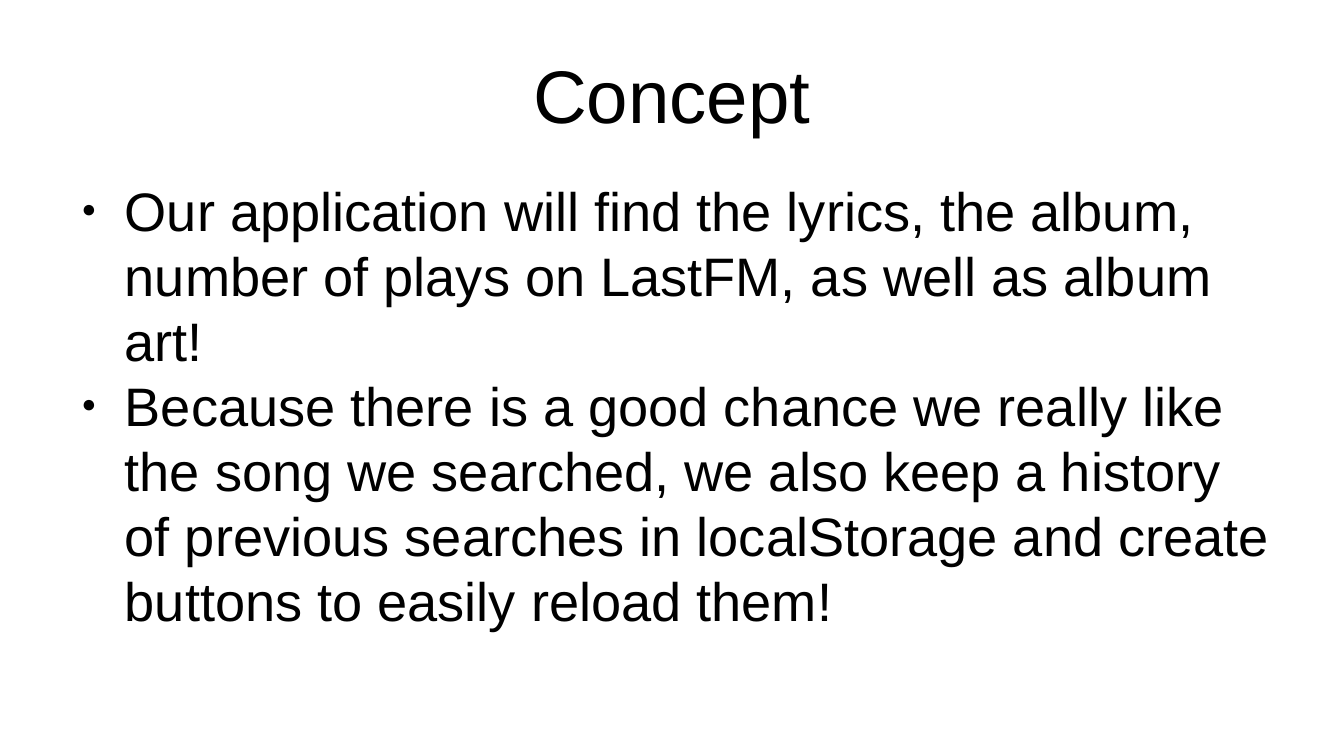
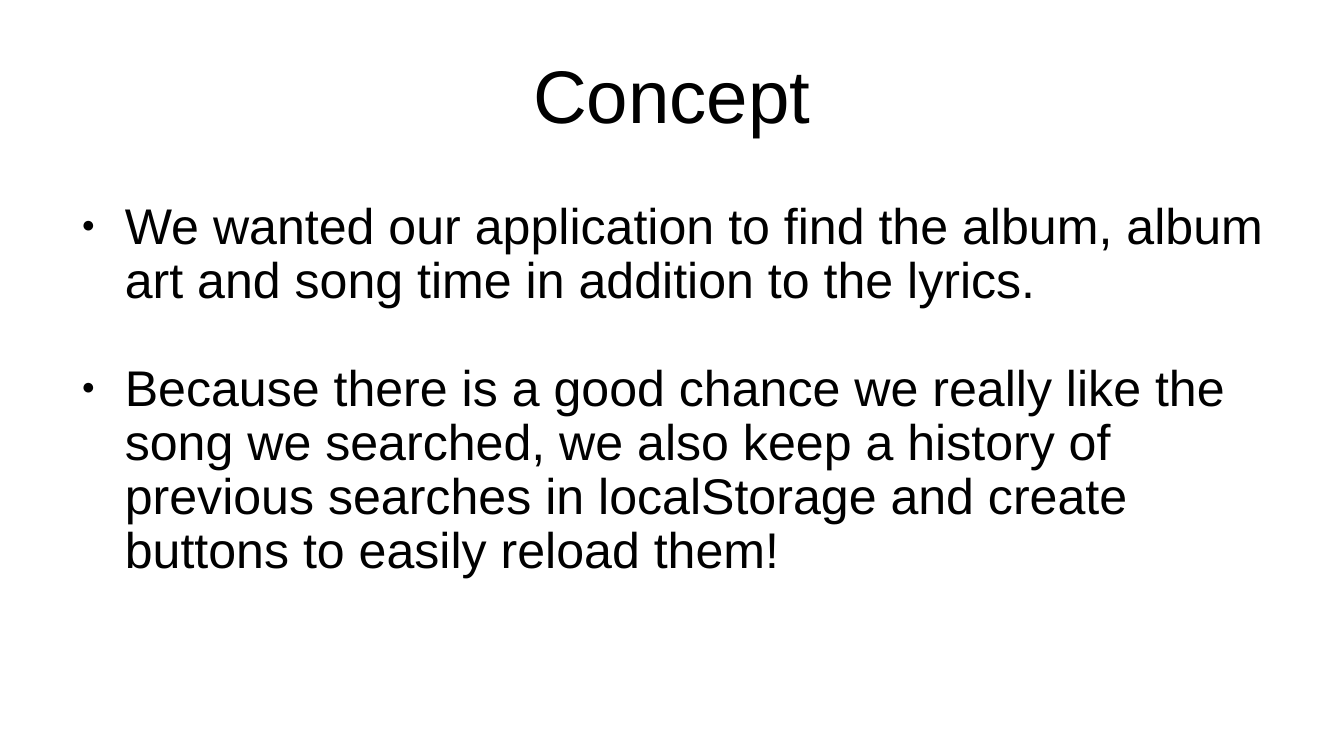
Before and after one commit to alexm1937/what-is-that-song, a slide deck: slide 4 of presentation.odp. Drawn at 1344x756 pixels with LibreOffice and Linux fonts; fonts in the diff are those of the drawing. Boxes give left, top, right and bottom in pixels: in the first picture for what was removed or moved away, otherwise in the second. Text is boxed around its words. In the diff, an @@ line names an element or a change of style, - is before the commit and + after.

Commit message:
minor powerpoint tweaks and updated README.md

```diff
--- a/presentation.odp
+++ b/presentation.odp
@@ text "We wanted our application to ...": place and size @@
-text "We wanted our application to ..." at (125,191,1269,630)
+text "We wanted our application to ..." at (125,207,1262,579)
@@ text at (125,207,1262,308): text changed; size 32 to 29.6 pt @@
-● Our application will find the lyrics, the album, number of plays on LastFM, as well as album art!
+● We wanted our application to find the album, album art and song time in addition to the lyrics.
@@ text at (125,369,1225,579): size 32 to 29.6 pt in "Because there is a good chance we ..."; line spacing 1 to 0.9 @@
```
Also in this commit, not shown: 2 other files.
